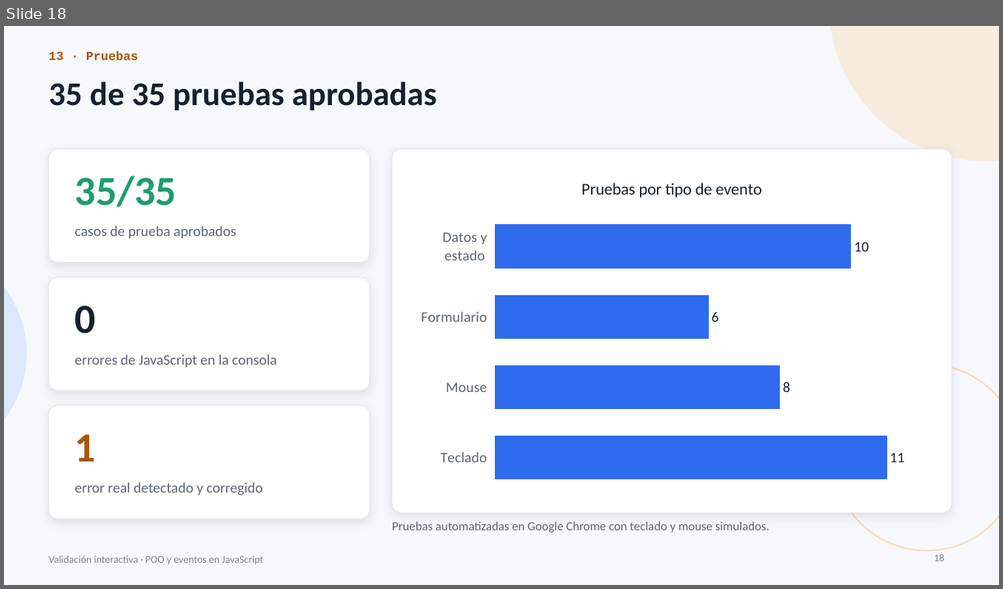
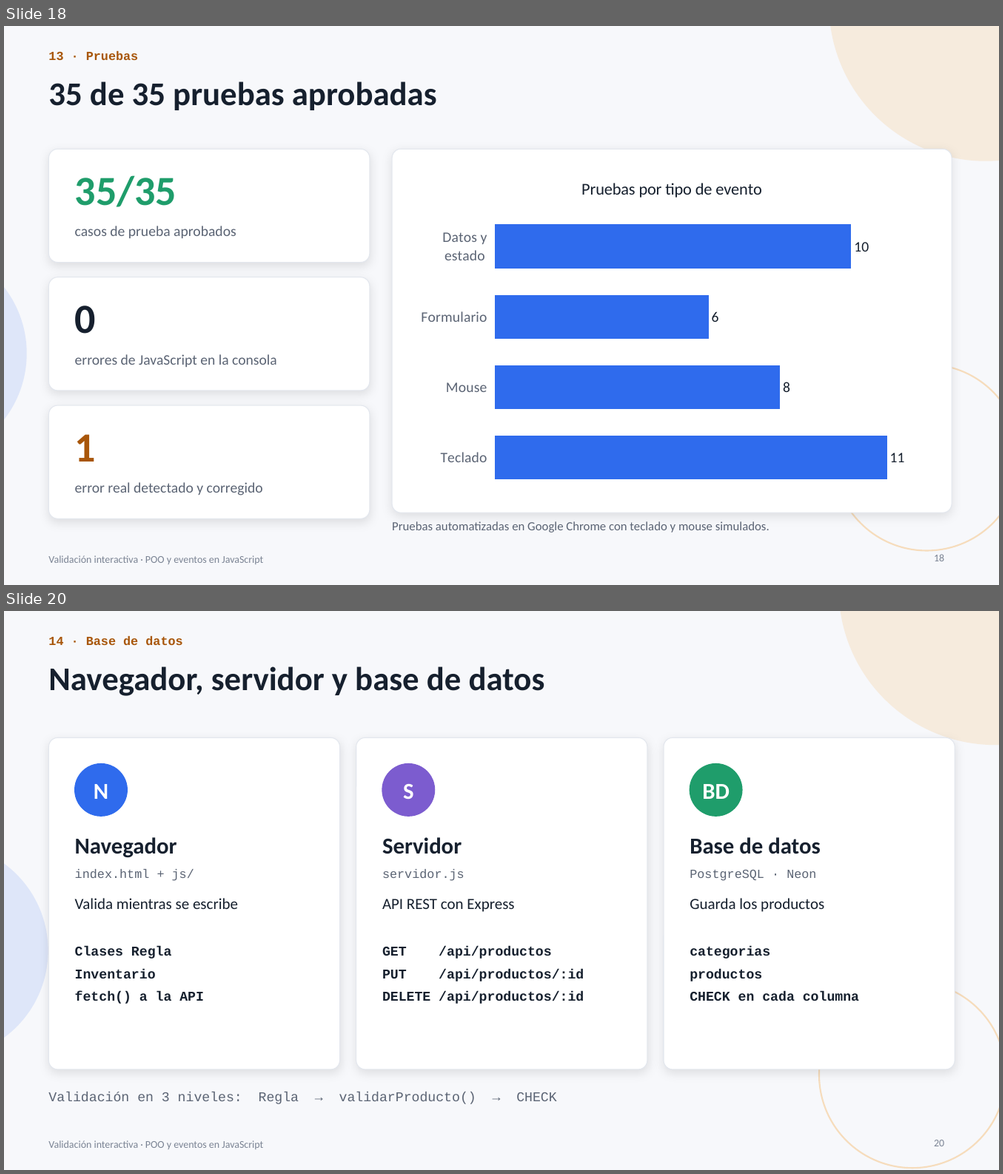
Before and after one commit to franconex/Actividad-2-DW2, a slide deck: Presentacion_POO_Eventos_PRO.pptx. Shown one above the other, each under a label of ours: slide 18 before the commit, slides 18 and 20 after it; the slides between them are not shown. The pictures are 1003x589 and 1003x1174 pixels, drawn with LibreOffice and Linux fonts; fonts in the diff are those of the drawing. Boxes give left, top, right and bottom in pixels: in the first picture for what was removed or moved away, otherwise in the second. Text is boxed around its words. In the diff, an @@ line names an element or a change of style, - is before the commit and + after.

```diff
--- a/Presentacion_POO_Eventos_PRO.pptx
+++ b/Presentacion_POO_Eventos_PRO.pptx
@@ slide 20 added at [4, 611, 999, 1170], background #F7F8FB; not listed: 1 template element that a slide beside it also shows @@
@@ ellipse added at [839, 611, 999, 745], fill #F59E2B at 14% opacity @@
@@ text added at [48, 636, 182, 645], 12 pt, text #A8560A, bold @@
+14 · Base de datos
@@ title added at [48, 667, 545, 696], 32 pt, text #16202E, bold @@
+Navegador, servidor y base de datos
@@ rounded rectangle added at [48, 738, 340, 1070], fill #FFFFFF, outline #E3E7EE 0.75 pt @@
@@ rounded rectangle added at [356, 738, 647, 1070], fill #FFFFFF, outline #E3E7EE 0.75 pt @@
@@ rounded rectangle added at [663, 738, 955, 1070], fill #FFFFFF, outline #E3E7EE 0.75 pt @@
@@ ellipse added at [75, 764, 127, 816], fill #2F6BED, outline #2F6BED 1 pt @@
@@ ellipse added at [382, 764, 435, 816], fill #7C5CCF, outline #7C5CCF 1 pt @@
@@ ellipse added at [690, 764, 742, 816], fill #1F9D6B, outline #1F9D6B 1 pt @@
@@ text added at [94, 784, 108, 799], 22 pt, text #FFFFFF, bold @@
+N
@@ text added at [403, 784, 414, 799], 22 pt, text #FFFFFF, bold @@
+S
@@ text added at [702, 784, 729, 799], 22 pt, text #FFFFFF, bold @@
+BD
@@ ellipse added at [4, 843, 48, 1059], fill #2F6BED at 12% opacity @@
@@ text added at [75, 837, 177, 858], 22 pt, text #16202E, bold @@
+Navegador
@@ text added at [382, 837, 461, 854], 22 pt, text #16202E, bold @@
+Servidor
@@ text added at [689, 837, 820, 854], 22 pt, text #16202E, bold @@
+Base de datos
@@ text added at [75, 869, 194, 881], 12 pt, text #5B6474 @@
+index.html + js/
@@ text added at [382, 869, 464, 881], 12 pt, text #5B6474 @@
+servidor.js
@@ text added at [689, 870, 816, 881], 12 pt, text #5B6474 @@
+PostgreSQL · Neon
@@ text added at [75, 898, 238, 909], 15 pt, text #16202E @@
+Valida mientras se escribe
@@ text added at [382, 899, 514, 912], 15 pt, text #16202E @@
+API REST con Express
@@ text added at [689, 898, 824, 912], 15 pt, text #16202E @@
+Guarda los productos
@@ text added at [75, 947, 204, 1004], 13 pt, text #16202E, bold @@
+Clases Regla
+Inventario
+fetch() a la API
@@ text added at [382, 947, 583, 1004], 13 pt, text #16202E, bold @@
+GET /api/productos
+PUT /api/productos/:id
+DELETE /api/productos/:id
@@ text added at [689, 947, 859, 1001], 13 pt, text #16202E, bold @@
+categorias
+productos
+CHECK en cada columna
@@ ellipse added at [819, 982, 999, 1168], outline #F59E2B 1.5 pt @@
@@ text added at [48, 1092, 556, 1105], 13 pt, text #5B6474 @@
+Validación en 3 niveles: Regla → validarProducto() → CHECK
@@ page number added at [933, 1140, 944, 1147], 10 pt, text #7B8494 @@
+20
```
Also in this commit, not shown: 6 slides changed, 1 other slide added, 2 other files.
